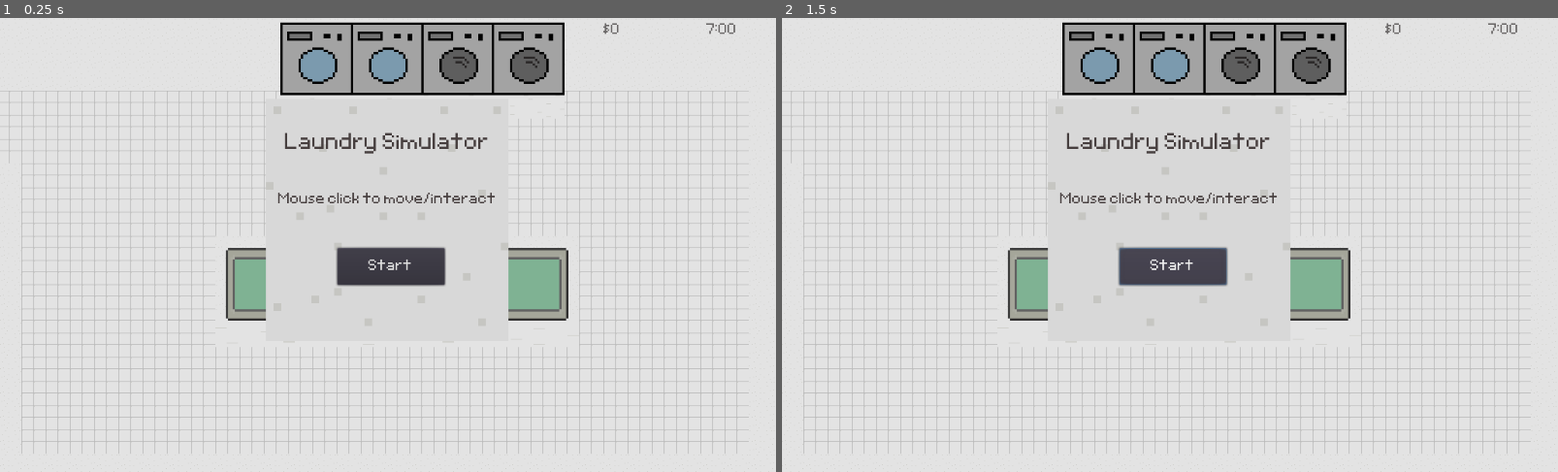
Above: before the commit, frames 1-2 (left to right).
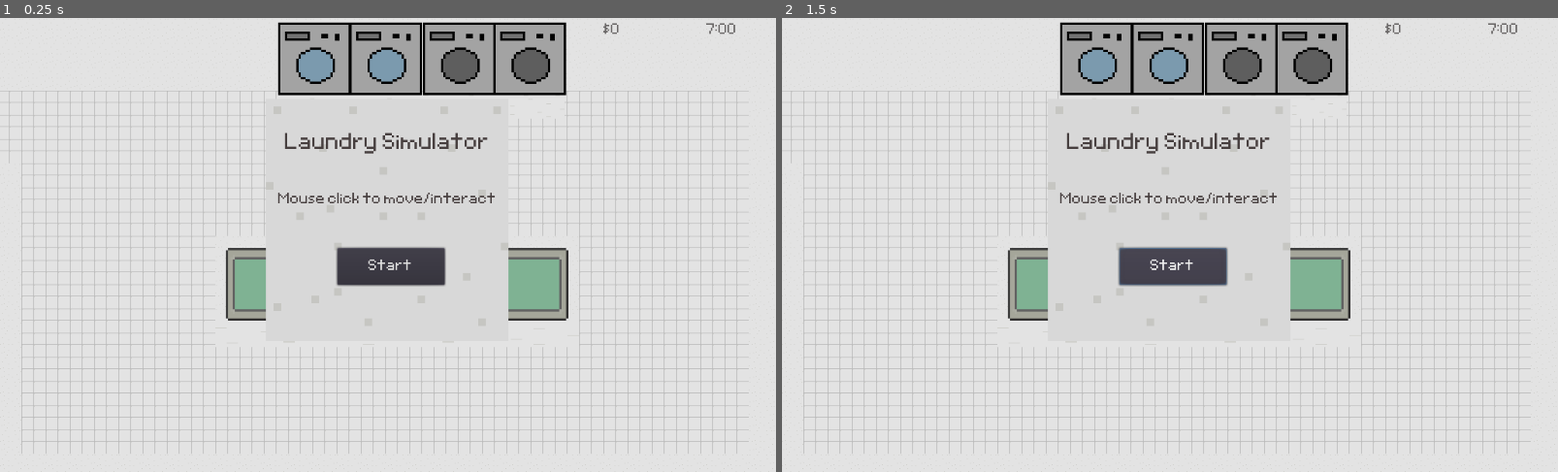
Above: after the commit, the same moments.

Repository: 924036076/laundry_simulator
Game: Godot game, scene res://levels/base_level/Laundry Scene.tscn
The game is run twice, just before and just after one commit, with the same random seed, the same clock (stepped at 60 frames per second) and the same inputs. The engine's default icon, where the game draws it, is replaced by a stand-in: a white triangle on a blue panel in a dark square. Sound files missing from this copy of the repository are replaced by a short silence.
Inputs:
- Up to frame 1 (0.25 s): no input
- Up to frame 2 (1.5 s): click "Start" at 0.5 s; click "Start" at 1.25 s

The runs differ from the first frame. In frame 1, 1.0% of the frame differs, in the area x 35-73%, y 0-18%; in frame 2, 1.0%.
Error in both runs: Trying to assign value of type 'KinematicBody2D' to a variable of type 'Sprite'. (res://levels/base_level/Laundry)

Commit message:
made dryer inherit from washer

Diff:
--- a/models/dryer/Dryer.gd
+++ b/models/dryer/Dryer.gd
@@ -1,29 +1,7 @@
-extends "res://models/interactable/Interactable.gd"
+extends "res://models/washer/Washer.gd"
 
-func _ready():
-	._ready()
-	offset = Vector2(0,5)
+func can_run() -> bool:
+	return laundry.can_dry()
 
-func load_laundry(laundry_in):
-	.load_laundry(laundry_in)
-	if !laundry:
-		return
-	laundry.position = offset
-	if laundry.can_dry():
-		$AnimationPlayer.play("running")
-		laundry.visible = false
-		interactable = false
-		laundry.dry()
-		$Timer.start()
-		yield($Timer, "timeout")
-
-func _finish_load():
-	$AnimationPlayer.play("idle")
-	laundry.visible = true
-	interactable = true
-
-func reset():
-	.reset()
-	$AnimationPlayer.play("idle")
-	$Timer.stop()
-	interactable = true
+func _change_laundry_state():
+	laundry.dry()
--- a/models/dryer/Dryer.tscn
+++ b/models/dryer/Dryer.tscn
@@ -1,72 +1,17 @@
-[gd_scene load_steps=6 format=2]
+[gd_scene load_steps=5 format=2]
 
-[ext_resource path="res://models/interactable/Interactable.tscn" type="PackedScene" id=1]
+[ext_resource path="res://models/washer/washer.tscn" type="PackedScene" id=1]
 [ext_resource path="res://models/dryer/dryer.png" type="Texture" id=2]
 [ext_resource path="res://models/dryer/Dryer.gd" type="Script" id=3]
 
-[sub_resource type="Animation" id=1]
-resource_name = "idle"
-length = 0.1
-loop = true
-tracks/0/type = "value"
-tracks/0/path = NodePath("Sprite:frame")
-tracks/0/interp = 1
-tracks/0/loop_wrap = true
-tracks/0/imported = false
-tracks/0/enabled = true
-tracks/0/keys = {
-"times": PoolRealArray( 0 ),
-"transitions": PoolRealArray( 1 ),
-"update": 1,
-"values": [ 5 ]
-}
+[sub_resource type="AnimationNodeStateMachinePlayback" id=1]
 
-[sub_resource type="Animation" id=2]
-resource_name = "running"
-length = 0.4
-loop = true
-tracks/0/type = "value"
-tracks/0/path = NodePath("Sprite:frame")
-tracks/0/interp = 1
-tracks/0/loop_wrap = true
-tracks/0/imported = false
-tracks/0/enabled = true
-tracks/0/keys = {
-"times": PoolRealArray( 0, 0.1, 0.2, 0.3, 0.4 ),
-"transitions": PoolRealArray( 1, 1, 1, 1, 1 ),
-"update": 1,
-"values": [ 0, 1, 2, 3, 4 ]
-}
-tracks/1/type = "value"
-tracks/1/path = NodePath("Sprite:position")
-tracks/1/interp = 1
-tracks/1/loop_wrap = true
-tracks/1/imported = false
-tracks/1/enabled = true
-tracks/1/keys = {
-"times": PoolRealArray( 0, 0.2, 0.4 ),
-"transitions": PoolRealArray( 1, 1, 1 ),
-"update": 0,
-"values": [ Vector2( -1, 0 ), Vector2( 0, 0 ), Vector2( 1, 0 ) ]
-}
-
-[node name="Dryer" groups=[
-"InteractableObjects",
-] instance=ExtResource( 1 )]
+[node name="Dryer" instance=ExtResource( 1 )]
 script = ExtResource( 3 )
 
 [node name="Sprite" parent="." index="2"]
-position = Vector2( -0.342047, 0 )
+position = Vector2( 1.34152, 0 )
 texture = ExtResource( 2 )
-vframes = 3
-hframes = 2
-frame = 1
 
-[node name="AnimationPlayer" type="AnimationPlayer" parent="." index="3"]
-anims/idle = SubResource( 1 )
-anims/running = SubResource( 2 )
-
-[node name="Timer" type="Timer" parent="." index="4"]
-wait_time = 6.0
-one_shot = true
-[connection signal="timeout" from="Timer" to="." method="_finish_load"]
+[node name="AnimationTree" parent="." index="5"]
+parameters/StateMachine/playback = SubResource( 1 )
--- a/models/washer/washer.tscn
+++ b/models/washer/washer.tscn
@@ -51,7 +51,7 @@
 
 [sub_resource type="Animation" id=3]
 resource_name = "shake"
-length = 0.3
+length = 0.2
 loop = true
 tracks/0/type = "value"
 tracks/0/path = NodePath("Sprite:position")
@@ -60,10 +60,10 @@
 tracks/0/imported = false
 tracks/0/enabled = true
 tracks/0/keys = {
-"times": PoolRealArray( 0, 0.1, 0.2, 0.3 ),
-"transitions": PoolRealArray( 1, 1, 1, 1 ),
+"times": PoolRealArray( 0, 0.1, 0.2 ),
+"transitions": PoolRealArray( 1, 1, 1 ),
 "update": 0,
-"values": [ Vector2( -5, 0 ), Vector2( 0, 0 ), Vector2( 5, 0 ), Vector2( 0, 0 ) ]
+"values": [ Vector2( 5, 0 ), Vector2( -5, 0 ), Vector2( 5, 0 ) ]
 }
 
 [sub_resource type="AnimationNodeBlend2" id=4]
@@ -109,10 +109,11 @@
 script = ExtResource( 3 )
 
 [node name="Sprite" parent="." index="2"]
-position = Vector2( 0.139936, 0.183179 )
+position = Vector2( -2.58628, 0 )
 texture = ExtResource( 1 )
 vframes = 3
 hframes = 3
+frame = 6
 
 [node name="Timer" type="Timer" parent="." index="3"]
 wait_time = 5.0
Binary file changed: models/dryer/dryer.png
